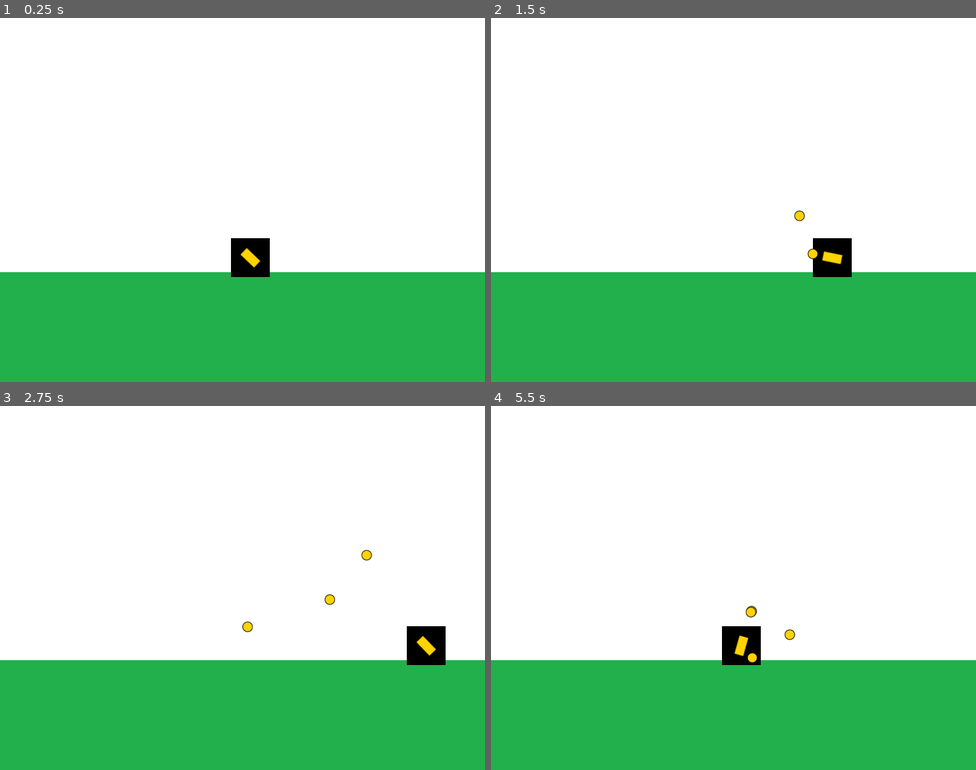
Above: before the commit, frames 1-4 (two rows, left to right).
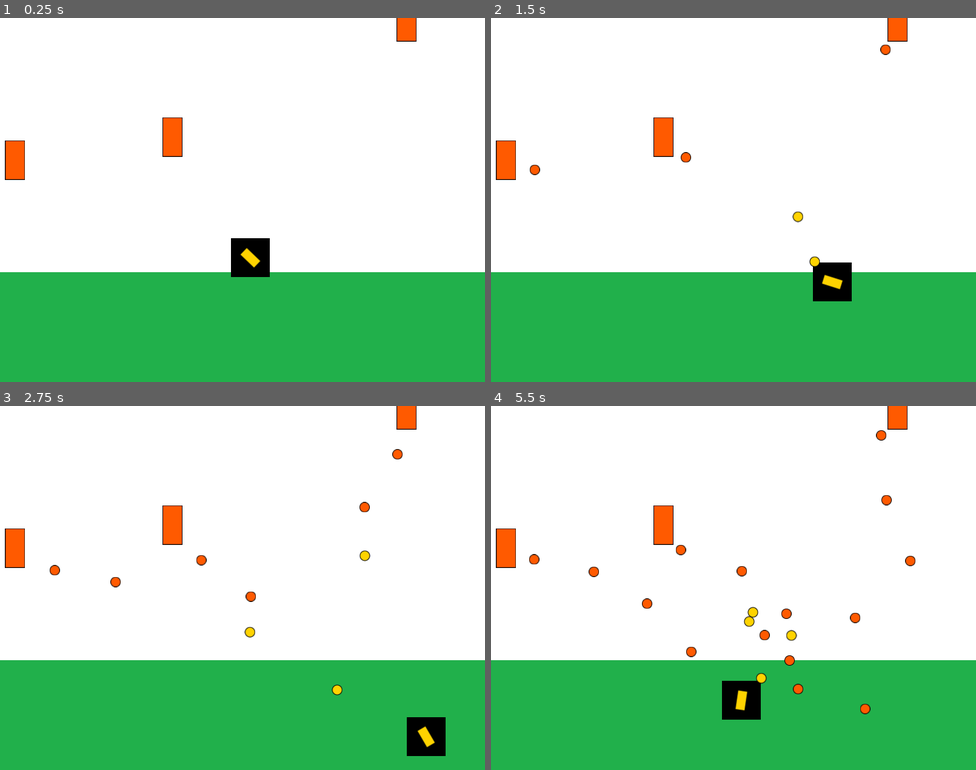
Above: after the commit, the same moments.

Repository: CamilaCintioli/videojuegos
Game: Godot game, scene res://Main.tscn
Two runs of this game, one before a commit and one after it. Both use one fixed random seed, a clock stepped at 60 frames per second and the inputs below.
Inputs (mouse positions are in pixels of both pictures, inside the frame that each line leads up to):
- Up to frame 1 (0.25 s): no input
- Up to frame 2 (1.5 s): tap Enter at 0.5 s; move the mouse to (840, 181) at 0.52 s; hold D (move_right) 0.53-1.28 s; click (840, 181) at 0.6 s; move the mouse to (636, 218) at 1.27 s; hold Down (move_down, bound only after the commit) from 1.28 s (still down); click (636, 218) at 1.35 s
- Up to frame 3 (2.75 s): move the mouse to (291, 507) at 2.02 s; release Down (move_down, bound only after the commit) at 2.03 s; hold D (move_right) from 2.03 s (still down); click (291, 507) at 2.1 s
- Up to frame 4 (5.5 s): move the mouse to (709, 660) at 2.77 s; release D (move_right) at 2.78 s; hold Up (move_up, bound only after the commit) 2.78-3.53 s; click (709, 660) at 2.85 s; move the mouse to (879, 642) at 3.52 s; hold A (move_left) 3.53-5.03 s; click (879, 642) at 3.6 s; move the mouse to (588, 533) at 4.27 s; click (588, 533) at 4.35 s; move the mouse to (757, 588) at 5.02 s; hold Down (move_down, bound only after the commit) from 5.03 s (still down); click (757, 588) at 5.1 s

The runs differ from the first frame. In frame 1, 1.2% of the frame differs, in the area x 1-86%, y 0-45%; in frame 2, 2.5%; in frame 3, 3.4%; in frame 4, 3.8%, in the area x 1-88%, y 0-87%.

Commit message:
Added turret and shooting projectiles for turrets

Diff:
--- a/shooting-projectiles/Main.gd
+++ b/shooting-projectiles/Main.gd
@@ -1,6 +1,24 @@
 extends Node
 
+export (PackedScene) var turret_scene:PackedScene
+
 onready var player = $Player
+onready var turret = $Turret
+onready var turrets = []
 
 func _ready():
 	player.initialize(self)
+	turret.initialize(self, player.position)
+	turrets.append(turret)
+	for i in range(2):
+		instantiate_turret()
+
+func instantiate_turret():
+	var new_turret = turret_scene.instance()
+	add_child(new_turret)
+	new_turret.initialize(self, player.position)
+	turrets.append(new_turret)
+
+func set_player_position(position):
+	for turret in turrets:
+		turret.set_player_position(position)
--- a/shooting-projectiles/Main.tscn
+++ b/shooting-projectiles/Main.tscn
@@ -1,12 +1,14 @@
-[gd_scene load_steps=5 format=2]
+[gd_scene load_steps=6 format=2]
 
 [ext_resource path="res://entities/player/Player.tscn" type="PackedScene" id=1]
 [ext_resource path="res://assets/textures/background.png" type="Texture" id=2]
 [ext_resource path="res://assets/textures/floor.png" type="Texture" id=3]
 [ext_resource path="res://Main.gd" type="Script" id=4]
+[ext_resource path="res://entities/turret/Turret.tscn" type="PackedScene" id=5]
 
 [node name="Main" type="Node"]
 script = ExtResource( 4 )
+turret_scene = ExtResource( 5 )
 
 [node name="Background" type="TextureRect" parent="."]
 anchor_right = 1.0
@@ -29,3 +31,6 @@
 
 [node name="Player" parent="." instance=ExtResource( 1 )]
 position = Vector2( 413.003, 395.272 )
+
+[node name="Turret" parent="." instance=ExtResource( 5 )]
+position = Vector2( 187.98, 185.307 )
--- /dev/null
+++ b/shooting-projectiles/Projectile.gd
@@ -0,0 +1,19 @@
+extends Node2D
+
+onready var timer = $DeleteTimer
+
+export (float) var speed = 100
+
+var direction:Vector2
+
+func initialize(fire_direction:Vector2, initial_position:Vector2):
+	global_position = initial_position
+	direction = fire_direction
+	timer.start()
+
+func _physics_process(delta):
+	position += direction * speed * delta
+
+func _on_DeleteTimer_timeout():
+	get_parent().remove_child(self)
+	queue_free()
--- a/shooting-projectiles/entities/Projectile.tscn
+++ b/shooting-projectiles/entities/Projectile.tscn
@@ -1,6 +1,6 @@
 [gd_scene load_steps=2 format=2]
 
-[ext_resource path="res://entities/Projectile.gd" type="Script" id=1]
+[ext_resource path="res://Projectile.gd" type="Script" id=1]
 
 [node name="Projectile" type="Node2D"]
 script = ExtResource( 1 )
@@ -10,4 +10,5 @@
 [node name="DeleteTimer" type="Timer" parent="."]
 wait_time = 3.0
 one_shot = true
+
 [connection signal="timeout" from="DeleteTimer" to="." method="_on_DeleteTimer_timeout"]
--- a/shooting-projectiles/entities/player/Arm.gd
+++ b/shooting-projectiles/entities/player/Arm.gd
@@ -6,7 +6,7 @@
 
 var container:Node
 
-func fire():
+func _fire():
 	var new_projectile = projectile_scene.instance()
 	container.add_child(new_projectile)
 	new_projectile.initialize((fire_position.global_position - global_position).normalized(), fire_position.global_position)
--- a/shooting-projectiles/entities/player/Player.gd
+++ b/shooting-projectiles/entities/player/Player.gd
@@ -4,27 +4,28 @@
 
 var speed = 200 #Pixeles
 
+var container:Node
+
 func initialize(projectile_container):
+	container = projectile_container
 	arm.container = projectile_container
 
 func _physics_process(delta):
-	# Manera básica
-	var direction:int = 0
-	if Input.is_action_pressed("move_left"):
-		direction = -1
-	elif Input.is_action_pressed("move_right"):
-		direction = 1
-
-	#position.x += direction * speed * delta
-
 	var mouse_position:Vector2 = get_local_mouse_position()
 	arm.rotation = mouse_position.normalized().angle()
+	if Input.is_action_just_pressed("fire"):
+		arm._fire()
 
-	if Input.is_action_just_pressed("fire"):
-		 arm.fire()
+	var right := Input.is_action_pressed("move_right")
+	var left := Input.is_action_pressed("move_left")
+	var x_direction_optimized:int = int(right) - int(left)
 
+	position.x += x_direction_optimized * speed * delta
 
-	# Manera optimizada
-	var direction_optimized:int = int(Input.is_action_pressed("move_right")) - int(Input.is_action_pressed("move_left"))
+	var down := Input.is_action_pressed("move_down")
+	var up := Input.is_action_pressed("move_up")
+	var y_direction_optimized:int = int(down) - int(up)
 
-	position.x += direction_optimized * speed * delta
+	position.y += y_direction_optimized * speed * delta
+
+	container.set_player_position(position)
--- a/shooting-projectiles/entities/player/Player.tscn
+++ b/shooting-projectiles/entities/player/Player.tscn
@@ -3,18 +3,18 @@
 [ext_resource path="res://entities/player/Player.gd" type="Script" id=1]
 [ext_resource path="res://assets/textures/player.png" type="Texture" id=2]
 [ext_resource path="res://assets/textures/cannon.png" type="Texture" id=3]
-[ext_resource path="res://entities/player/PlayerProjectile.tscn" type="PackedScene" id=4]
-[ext_resource path="res://entities/player/Arm.gd" type="Script" id=5]
+[ext_resource path="res://entities/player/Arm.gd" type="Script" id=4]
+[ext_resource path="res://entities/player/PlayerProjectile.tscn" type="PackedScene" id=5]
 
 [node name="Player" type="Sprite"]
-position = Vector2( 0.936493, 0.165405 )
+position = Vector2( -0.0635071, 0.165405 )
 texture = ExtResource( 2 )
 script = ExtResource( 1 )
 
 [node name="Arm" type="Sprite" parent="."]
 texture = ExtResource( 3 )
-script = ExtResource( 5 )
-projectile_scene = ExtResource( 4 )
+script = ExtResource( 4 )
+projectile_scene = ExtResource( 5 )
 
 [node name="FirePosition" type="Position2D" parent="Arm"]
-position = Vector2( 21, 0 )
+position = Vector2( 18.167, -0.0936508 )
--- a/shooting-projectiles/entities/player/PlayerProjectile.tscn
+++ b/shooting-projectiles/entities/player/PlayerProjectile.tscn
@@ -4,7 +4,6 @@
 [ext_resource path="res://assets/textures/proyectile_player.png" type="Texture" id=2]
 
 [node name="PlayerProjectile" instance=ExtResource( 1 )]
-speed = 100.0
 
 [node name="Sprite" parent="." index="0"]
 texture = ExtResource( 2 )
--- /dev/null
+++ b/shooting-projectiles/entities/turret/Turret.gd
@@ -0,0 +1,34 @@
+extends Sprite
+
+var speed = 200 #Pixeles
+
+onready var turret_fire_position = $TurretFirePosition
+onready var fire_timer = $FireTimer
+
+export (PackedScene) var turret_projectile_scene:PackedScene
+
+var container:Node
+
+var player_position:Vector2
+
+func set_player_position(new_player_position):
+	player_position = new_player_position
+
+func initialize(projectile_container, player_start_position):
+	container = projectile_container
+	player_position = player_start_position
+	_set_initial_position()
+
+func _fire():
+	var new_projectile = turret_projectile_scene.instance()
+	container.add_child(new_projectile)
+	var fire_direction = (player_position - global_position).normalized()
+	var initial_direction = turret_fire_position.global_position
+	new_projectile.initialize(fire_direction, initial_direction)
+
+func _set_initial_position():
+	global_position.x = rand_range(0, OS.get_window_size().x)
+	global_position.y = rand_range(0, OS.get_window_size().y / 2)
+
+func _on_FireTimer_timeout():
+	_fire()
--- /dev/null
+++ b/shooting-projectiles/entities/turret/Turret.tscn
@@ -0,0 +1,16 @@
+[gd_scene load_steps=4 format=2]
+
+[ext_resource path="res://assets/textures/turret.png" type="Texture" id=1]
+[ext_resource path="res://entities/turret/Turret.gd" type="Script" id=2]
+[ext_resource path="res://entities/turret/TurretProjectile.tscn" type="PackedScene" id=3]
+
+[node name="Turret" type="Sprite"]
+texture = ExtResource( 1 )
+script = ExtResource( 2 )
+turret_projectile_scene = ExtResource( 3 )
+
+[node name="TurretFirePosition" type="Position2D" parent="."]
+
+[node name="FireTimer" type="Timer" parent="."]
+autostart = true
+[connection signal="timeout" from="FireTimer" to="." method="_on_FireTimer_timeout"]
--- /dev/null
+++ b/shooting-projectiles/entities/turret/TurretProjectile.tscn
@@ -0,0 +1,12 @@
+[gd_scene load_steps=3 format=2]
+
+[ext_resource path="res://entities/Projectile.tscn" type="PackedScene" id=1]
+[ext_resource path="res://assets/textures/proyectile_turret.png" type="Texture" id=2]
+
+[node name="TurretProjectile" instance=ExtResource( 1 )]
+
+[node name="Sprite" parent="." index="0"]
+texture = ExtResource( 2 )
+
+[node name="DeleteTimer" parent="." index="1"]
+wait_time = 5.0
--- a/shooting-projectiles/project.godot
+++ b/shooting-projectiles/project.godot
@@ -42,6 +42,18 @@
 "events": [ Object(InputEventMouseButton,"resource_local_to_scene":false,"resource_name":"","device":0,"alt":false,"shi …(212 unchanged characters)…
  ]
 }
+move_up={
+"deadzone": 0.5,
+"events": [ Object(InputEventKey,"resource_local_to_scene":false,"resource_name":"","device":0,"alt":false,"shift":false,"control":false,"meta":false,"command":false,"pressed":false,"scancode":16777232,"unicode":0,"echo":false,"script":null)
+, Object(InputEventKey,"resource_local_to_scene":false,"resource_name":"","device":0,"alt":false,"shift":false,"control":false,"meta":false,"command":false,"pressed":false,"scancode":87,"unicode":0,"echo":false,"script":null)
+ ]
+}
+move_down={
+"deadzone": 0.5,
+"events": [ Object(InputEventKey,"resource_local_to_scene":false,"resource_name":"","device":0,"alt":false,"shift":false,"control":false,"meta":false,"command":false,"pressed":false,"scancode":16777234,"unicode":0,"echo":false,"script":null)
+, Object(InputEventKey,"resource_local_to_scene":false,"resource_name":"","device":0,"alt":false,"shift":false,"control":false,"meta":false,"command":false,"pressed":false,"scancode":83,"unicode":0,"echo":false,"script":null)
+ ]
+}
 
 [rendering]
 
Not shown, changed: shooting-projectiles/.gitignore
